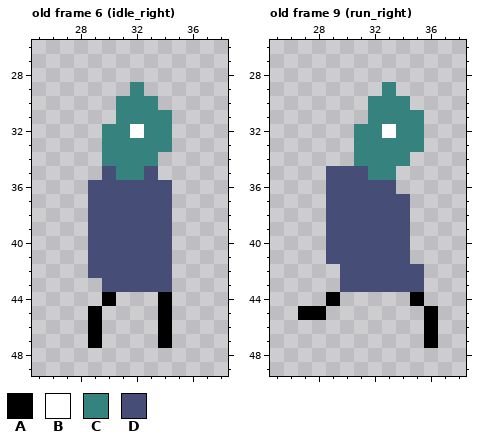
Pixel-art file, stored at scenes/player/player.aseprite. The picture above was drawn from the file before the commit.
64x64 pixels, 19 frames. Shown: old frame 6 (idle_right): x 25..38, y 26..49; old frame 9 (run_right): x 25..38, y 26..49.
Visible layers, top first: "Head", "Arms", "Body", "Legs".
Palette (. is transparent): A #000000  B #ffffff  C #36827f  D #464d77
Pixels before, old frame 6 (idle_right), first column x 29:
29 ...C..
30 ..CCC.
31 ..CCCC
32 .CCBCC
33 .CCCCC
34 .CCCC.
35 .DCCD.
36 DDDDDD
37 DDDDDD
38 DDDDDD
39 DDDDDD
40 DDDDDD
41 DDDDDD
42 DDDDDD
43 .DDDDD
44 .A...A
45 A....A
46 A....A
47 A....A
Pixels before, old frame 9 (run_right), first column x 27:
29 ......C...
30 .....CCC..
31 .....CCCC.
32 ....CCBCC.
33 ....CCCCC.
34 ....CCCC..
35 ..DDDCC...
36 ..DDDDD...
37 ..DDDDDD..
38 ..DDDDDD..
39 ..DDDDDD..
40 ..DDDDDD..
41 ..DDDDDD..
42 ...DDDDDD.
43 ...DDDDDD.
44 ..A.....A.
45 AA.......A
46 .........A
47 .........A
After the commit:
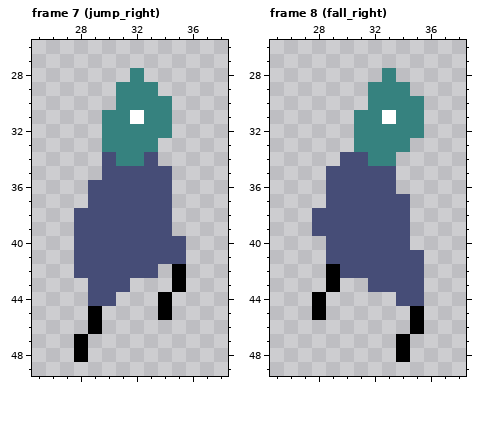
A new or re-ordered frame is compared with the old frame closest to it.
The edit:
frames 19 -> 21
Frame 7 (jump_right) is new; against old frame 6 (idle_right), layers "Head", "Body", "Legs":
The edit adds colour A in rows 42 to 43 at x 35; in rows 47 to 48 at x 28.
Colour C gives way to colour B in row 31 at x 32.
The edit adds colour C in row 28 at x 32; in row 29 at x 31 and 33; in row 30 at x 34; in row 31 at x 30.
Colour B gives way to colour C in row 32 at x 32.
The edit adds colour D in row 35 at x 34; in rows 38 to 39 at x 28; in rows 40 to 41 at x 28 and 35; in row 42 at x 28; in rows 43 to 44 at x 29.
Colour A gives way to colour D in row 44 at x 30.
Colour C gives way to colour D in row 34 at x 30 and 33; in row 35 at x 31 to 32.
Colour A is gone in row 46 at x 34; in row 47 at x 29 and 34.
Colour C is gone in row 33 at x 34.
Colour D is gone in row 42 at x 34; in row 43 at x 32 to 34.
Frame 8 (fall_right) is new; against old frame 9 (run_right), layers "Head", "Body", "Legs":
The edit adds colour A in rows 42 to 43 at x 29; in row 44 at x 28; in rows 45 to 46 at x 35; in rows 47 to 48 at x 34.
Colour C gives way to colour B in row 31 at x 33.
The edit adds colour C in row 28 at x 33; in row 29 at x 32 and 34; in row 30 at x 35; in row 31 at x 31.
Colour B gives way to colour C in row 32 at x 33.
The edit adds colour D in row 34 at x 30; in rows 38 to 39 at x 28; in row 41 at x 35; in row 44 at x 34.
Colour A gives way to colour D in row 44 at x 35.
Colour C gives way to colour D in row 34 at x 31; in row 35 at x 32 to 33.
Colour A is gone in row 44 at x 29; in row 45 at x 27 and 36; in rows 46 to 47 at x 36.
Colour C is gone in row 33 at x 35; in row 34 at x 34.
Colour D is gone in row 43 at x 30 to 31.
Changed places in both pictures, as pixel boxes (x1, y1, x2, y2):
changed: (74, 68, 186, 362)
changed: (298, 68, 438, 362)
